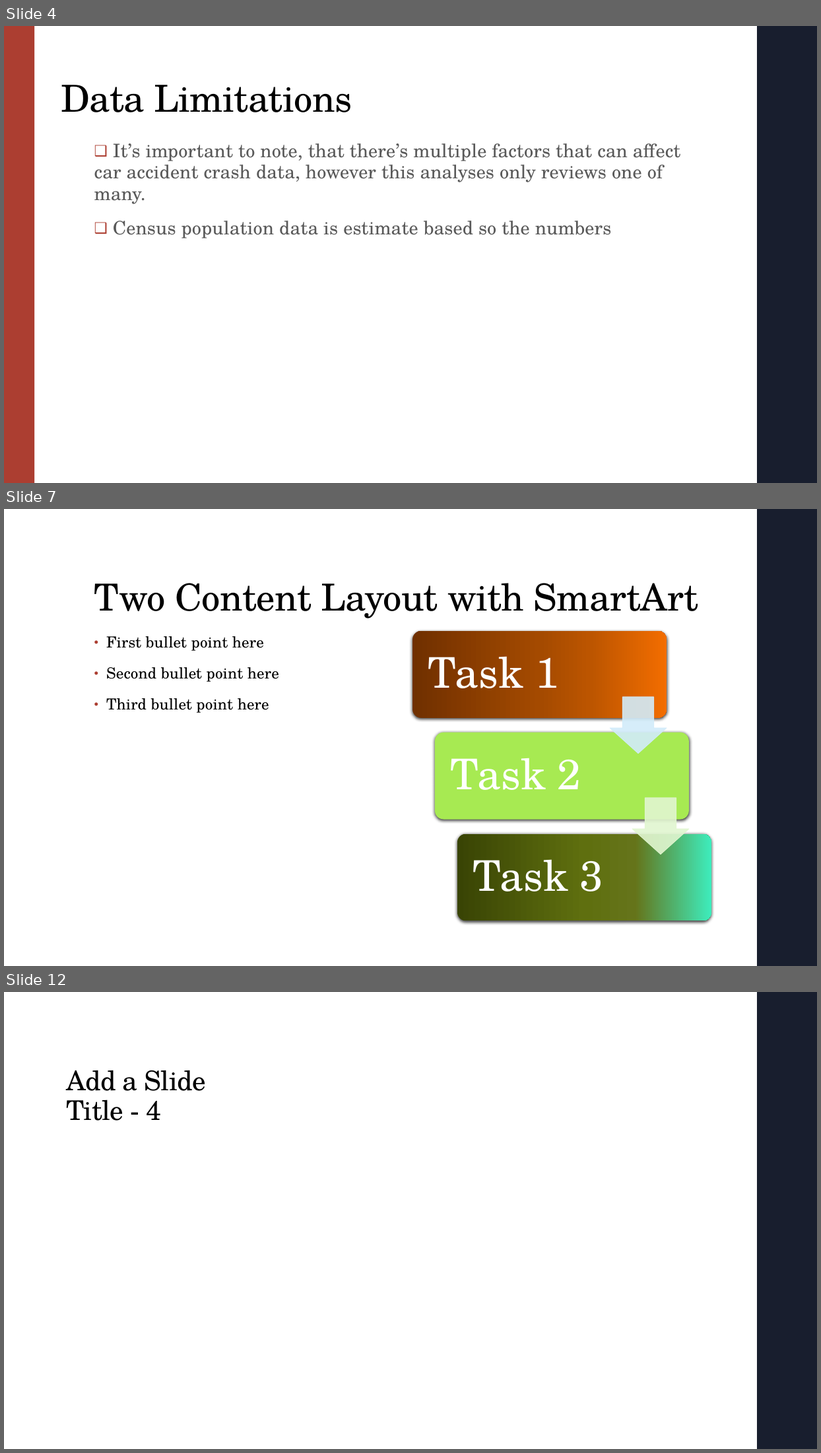
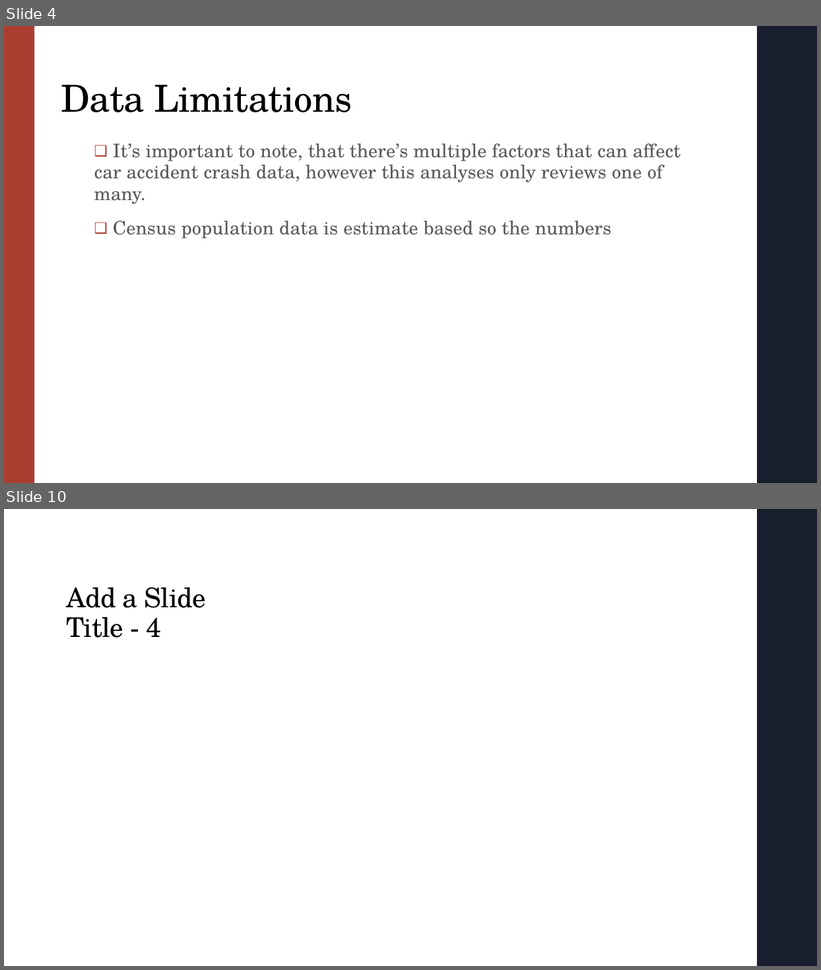
Before and after one commit to igoike/Capstone, a slide deck: Capstone_Presentation.pptx. Shown one above the other, each under a label of ours: slides 4, 7 and 12 before the commit, slides 4 and 10 after it; the slides between them are not shown. The pictures are 821x1453 and 821x970 pixels, drawn with LibreOffice and Linux fonts; fonts in the diff are those of the drawing. Boxes give left, top, right and bottom in pixels: in the first picture for what was removed or moved away, otherwise in the second. Text is boxed around its words. In the diff, an @@ line names an element or a change of style, - is before the commit and + after.

```diff
--- a/Capstone_Presentation.pptx
+++ b/Capstone_Presentation.pptx
@@ slide 7 removed at [4, 509, 817, 966], background #FFFFFF; not listed: 1 template element that a slide beside it also shows @@
@@ title removed at [94, 583, 699, 619] @@
-Two Content Layout with SmartArt
@@ text removed at [106, 636, 279, 713] @@
-• First bullet point here
-• Second bullet point here
-• Third bullet point here
@@ group removed at [413, 631, 711, 921]: 3 rounded rectangles, 3 texts, 2 down arrows @@
-Task 1
-Task 2
-Task 3
@@ what was slide 12 is now slide 10 @@
```
Also in this commit, not shown: 2 slides changed, 4 slides added, 5 other slides removed, 31 other files.
